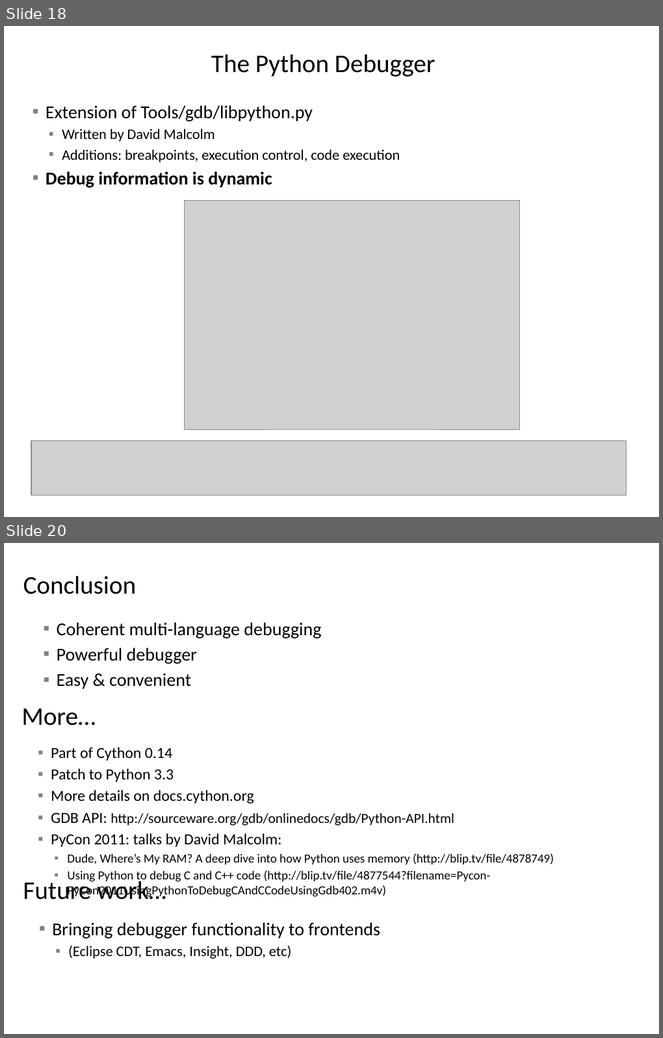
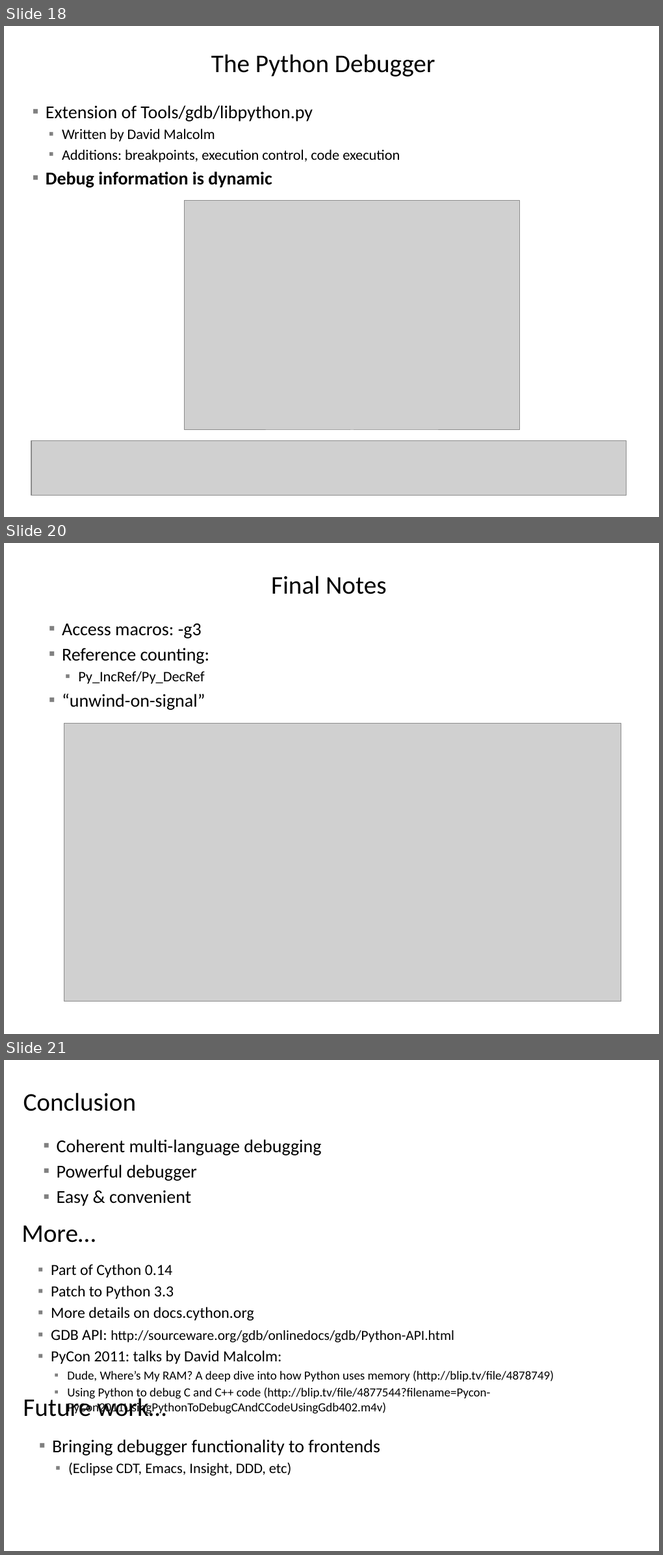
Before and after one commit to cython/open-day-1, a slide deck: Multi-Level Debugging for Cython.pptx. Shown one above the other, each under a label of ours: slides 18 and 20 before the commit, slides 18, 20 and 21 after it; the slides between them are not shown. The pictures are 663x1038 and 663x1555 pixels, drawn with LibreOffice and Linux fonts; fonts in the diff are those of the drawing; grey boxes stand for pictures; background and template pictures are left out. Boxes give left, top, right and bottom in pixels: in the first picture for what was removed or moved away, otherwise in the second. Text is boxed around its words. In the diff, an @@ line names an element or a change of style, - is before the commit and + after.

```diff
--- a/Multi-Level Debugging for Cython.pptx
+++ b/Multi-Level Debugging for Cython.pptx
@@ slide 20 added at [4, 543, 659, 1034], background #FFFFFF @@
@@ title added at [271, 575, 386, 594], 28 pt, text #000000 @@
+Final Notes
@@ text added at [62, 624, 210, 710], 20 pt, text #000000 @@
+▪ Access macros: -g3
+▪ Reference counting:
+  ▪ Py_IncRef/Py_DecRef
+▪ “unwind-on-signal”
@@ picture added at [64, 723, 622, 1002] @@
@@ what was slide 20 is now slide 21 @@
```
Also in this commit, not shown: 1 slide changed.
